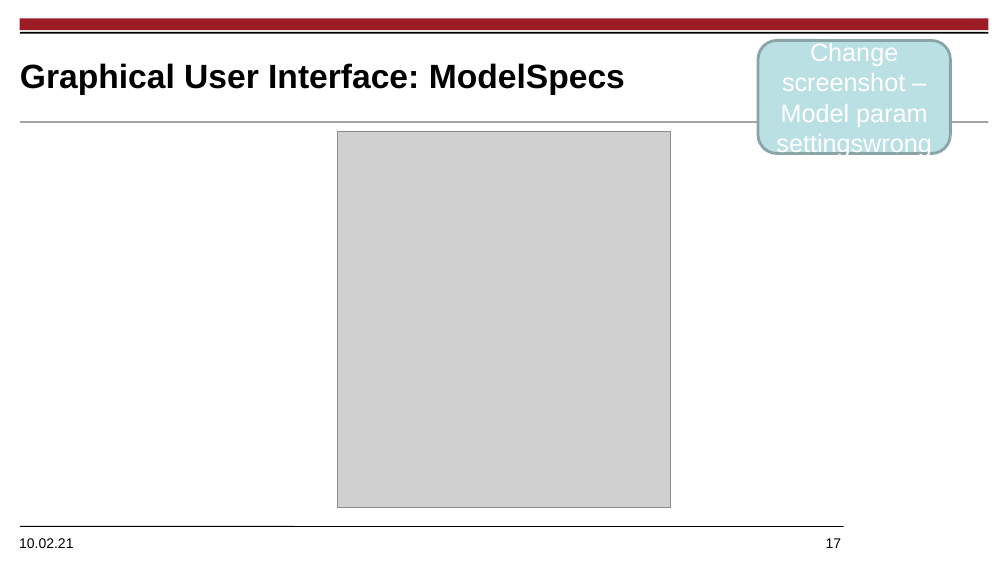
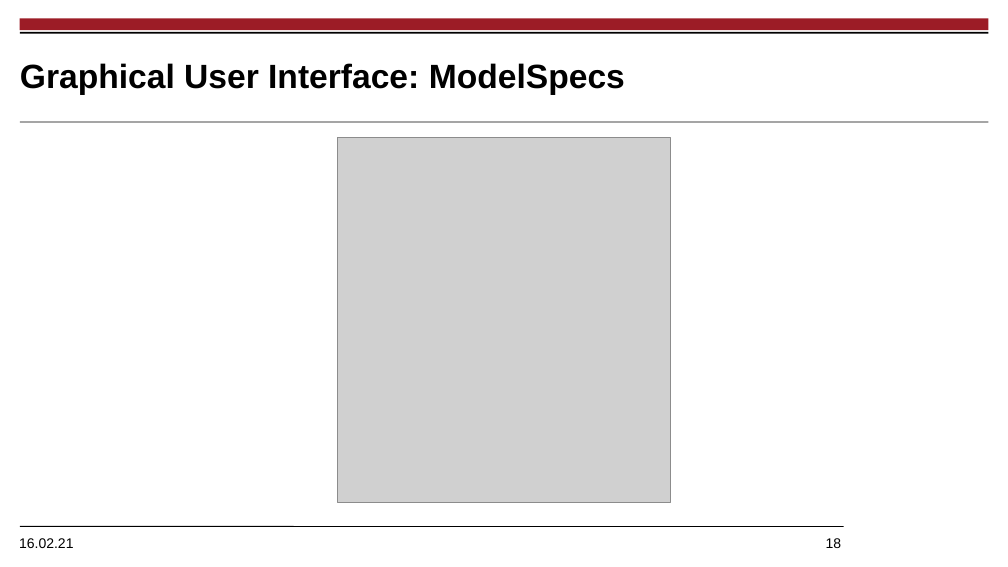
Before and after one commit to amrane99/CAI-Classification, a slide deck: slide 18 of docs/presentation/SurgeryRecognitionTool.pptx (slide 17 before the commit). Drawn at 1008x567 pixels with LibreOffice and Linux fonts; fonts in the diff are those of the drawing; grey boxes stand for pictures; background and template pictures are left out. Boxes give left, top, right and bottom in pixels: in the first picture for what was removed or moved away, otherwise in the second. Text is boxed around its words. In the diff, an @@ line names an element or a change of style, - is before the commit and + after.

```diff
--- a/docs/presentation/SurgeryRecognitionTool.pptx
+++ b/docs/presentation/SurgeryRecognitionTool.pptx
@@ rounded rectangle removed at [758, 40, 951, 153] @@
-Change screenshot – Model param settingswrong
@@ picture: place and size @@
-picture at [338, 132, 670, 508]
+picture at [338, 137, 670, 502]
@@ text at [19, 538, 842, 548]: text changed @@
-10.02.21 17
+16.02.21 18
```
Also in this commit, not shown: 5 other slides changed, 1 slide added, 8 other files.
